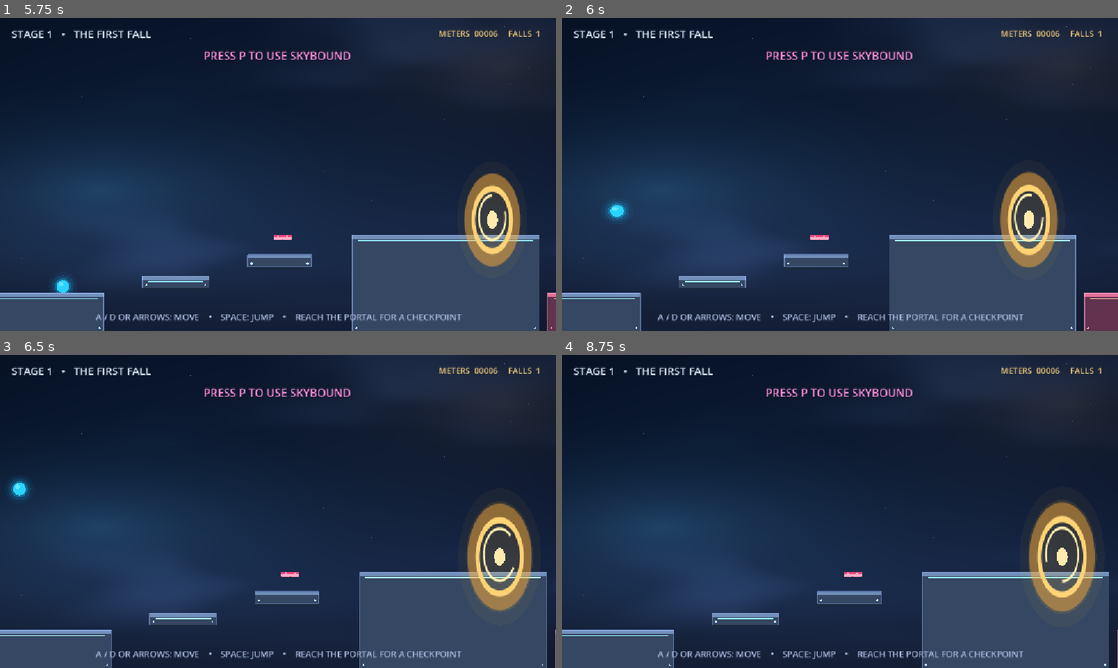
Above: before the commit, frames 1-4 (two rows, left to right).
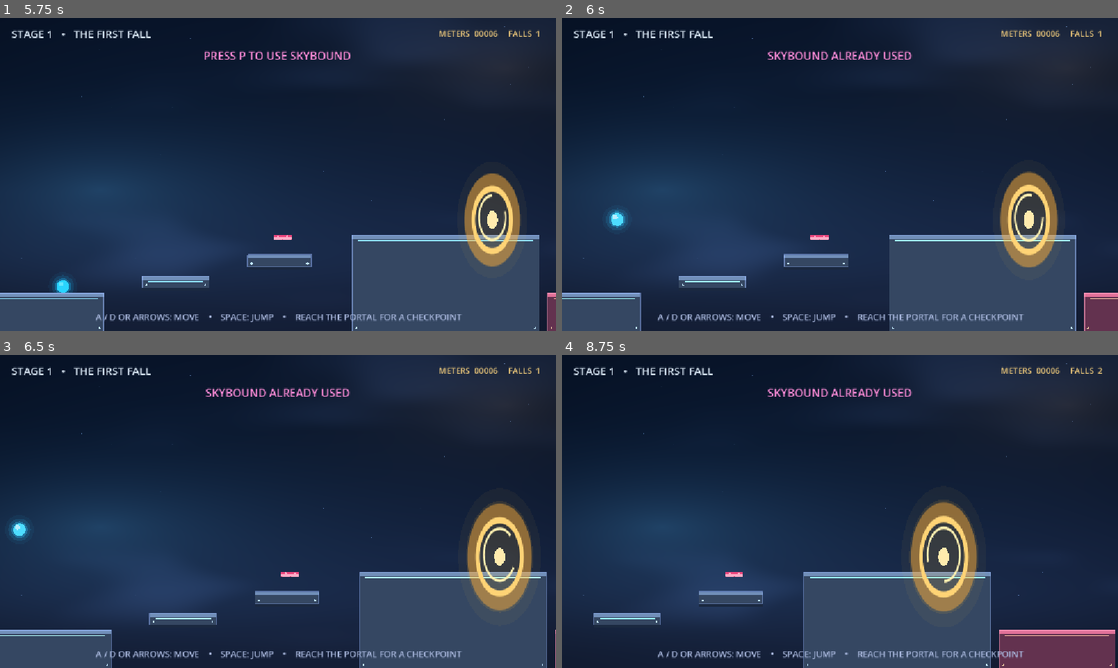
Above: after the commit, the same moments.

Repository: Epiccoder2211/REBOUND
Game: Godot game, scene res://main.tscn
Same seed, same stepped clock (60 frames per second), same inputs: the game is played once before the commit and once after it.
Inputs:
- Up to frame 1 (5.75 s): tap Enter (ui_accept) at 0.5, 0.77, 1.52, 3.02, 3.77, 4.52 s; hold Right (ui_right) 0.53-2.03 s; tap P at 0.6, 1.35, 2.1, 2.85, 3.6, 4.25, 4.35, 5, 5.1 s; hold Left (ui_left) 2.03-2.78 s; hold Right (ui_right) 2.78-4.28 s; hold Left (ui_left) 4.28-5.03 s; hold Right (ui_right) from 5.03 s (still down)
- Up to frame 2 (6 s): tap P at 5.75, 5.85 s; release Right (ui_right) at 5.78 s; hold Left (ui_left) from 5.78 s (still down)
- Up to frame 3 (6.5 s): keep holding Left (ui_left); tap Enter (ui_accept) at 6.02 s
- Up to frame 4 (8.75 s): tap P at 6.5, 6.6, 7.25, 7.35, 8.1 s; tap Enter (ui_accept) at 6.77, 7.52 s; release Left (ui_left) at 7.28 s; hold Right (ui_right) from 7.28 s (still down)

Frame 1 is identical in both runs. In frame 2, 0.8% of the frame differs, in the area x 7-64%, y 10-68%; in frame 3, 1.0%; in frame 4, 23%, in the area x 0-100%, y 3-100%.
Error before the commit: Invalid access to property or key 'dash' on a base object of type 'Dictionary'. (res://scripts/main.gd:532)

Commit message:
P Fix

Diff:
--- a/scripts/main.gd
+++ b/scripts/main.gd
@@ -529,8 +529,9 @@
 	if direction == 0.0:
 		direction = 1.0
 	player.bounce(current_powerup["bounce"])
-	if current_powerup["dash"] > 0.0:
-		player.velocity.x = direction * current_powerup["dash"]
+	var dash_power: float = float(current_powerup.get("dash", 0.0))
+	if dash_power > 0.0:
+		player.velocity.x = direction * dash_power
 	message_label.text = current_powerup["name"] + " BOOST!"
 	message_timeout = 1.5
 	current_powerup.clear()
